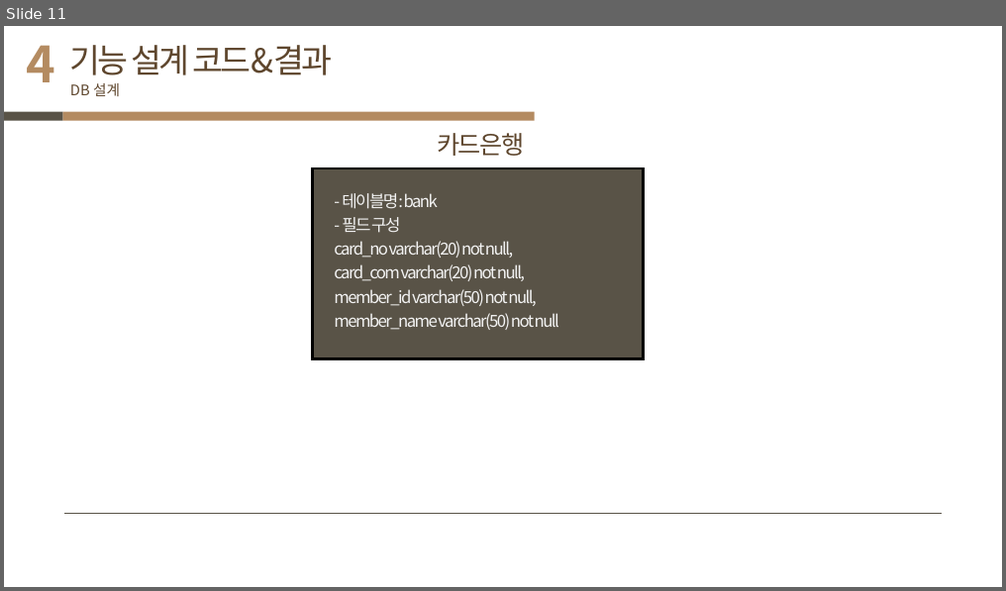
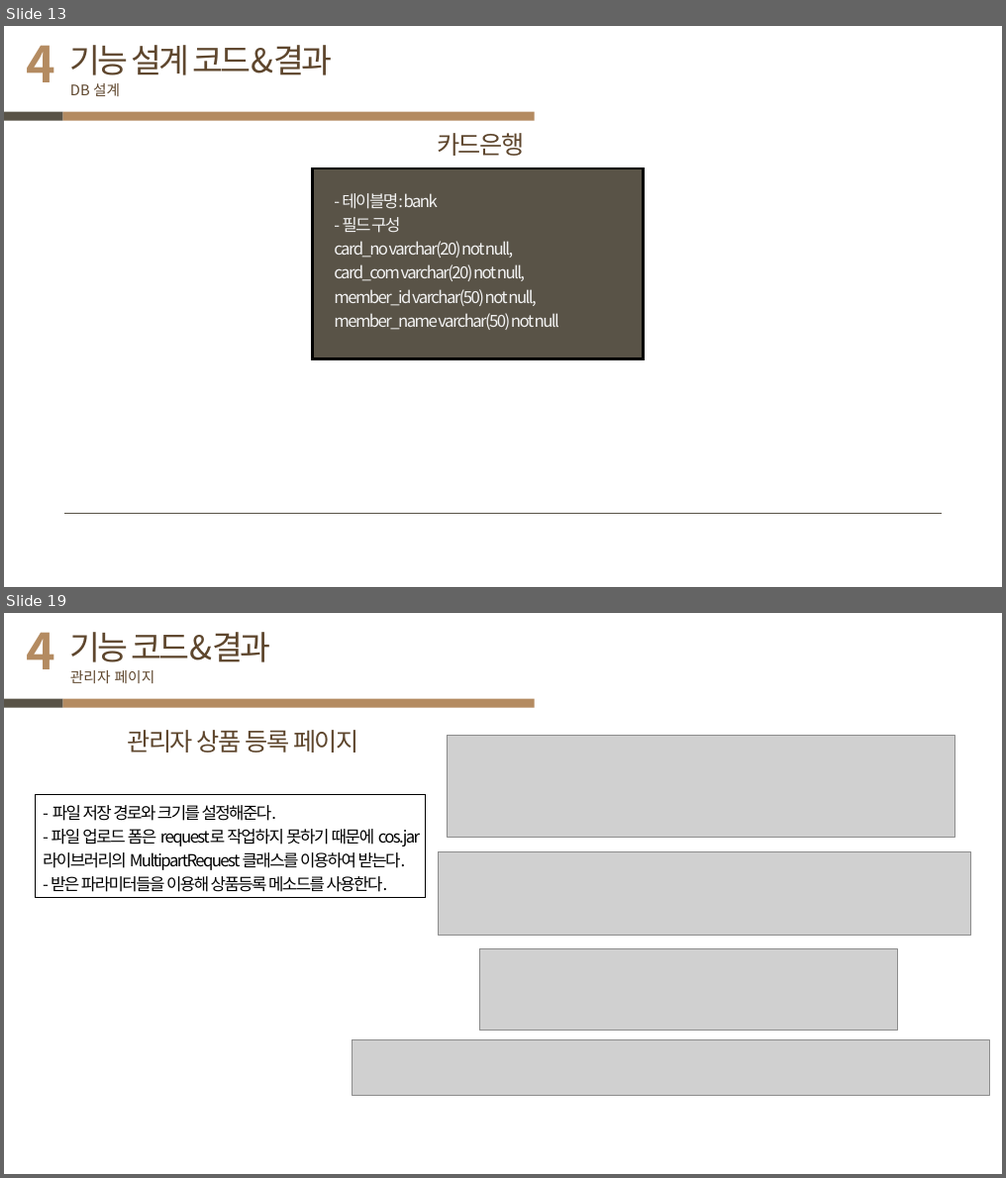
Before and after one commit to JJang-Ah/JSP-shoping-mall-project, a slide deck: JaAhCamping_project(JSP).pptx. Shown one above the other, each under a label of ours: slide 11 before the commit, slides 13 and 19 after it; the slides between them are not shown. The pictures are 1006x591 and 1006x1178 pixels, drawn with LibreOffice and Linux fonts; fonts in the diff are those of the drawing; grey boxes stand for pictures. Boxes give left, top, right and bottom in pixels: in the first picture for what was removed or moved away, otherwise in the second. Text is boxed around its words. In the diff, an @@ line names an element or a change of style, - is before the commit and + after.

```diff
--- a/JaAhCamping_project(JSP).pptx
+++ b/JaAhCamping_project(JSP).pptx
@@ slide 19 added at (4, 613, 1002, 1174), background #FFFFFF @@
@@ text added at (27, 632, 56, 669), 48 pt, text #B48B61, bold @@
+4
@@ text added at (70, 632, 270, 663), 32 pt, text #5E462D @@
+기능 코드&결과
@@ text added at (70, 670, 155, 683), 14 pt, text #5E462D @@
+관리자 페이지
@@ rectangle added at (4, 699, 63, 708), fill #595347 @@
@@ rectangle added at (63, 699, 535, 708), fill #B48B61 @@
@@ text added at (128, 730, 358, 753), 24 pt, text #5E462D @@
+관리자 상품 등록 페이지
@@ picture added at (447, 736, 954, 838) @@
@@ rectangle added at (36, 795, 426, 897), outline #000000 0.75 pt, 16 pt, text #000000 @@
+- 파일 저장 경로와 크기를 설정해준다.
+- 파일 업로드 폼은 request로 작업하지 못하기 때문에 cos.jar 라이브러리의 MultipartRequest 클래스를 이용하여 받는다.
+- 받은 파라미터들을 이용해 상품등록 메소드를 사용한다.
@@ picture added at (439, 852, 971, 935) @@
@@ picture added at (479, 950, 897, 1030) @@
@@ picture added at (352, 1040, 989, 1095) @@
@@ what was slide 11 is now slide 13 @@
```
Also in this commit, not shown: 13 slides changed, 9 other slides added, 2 other files.
